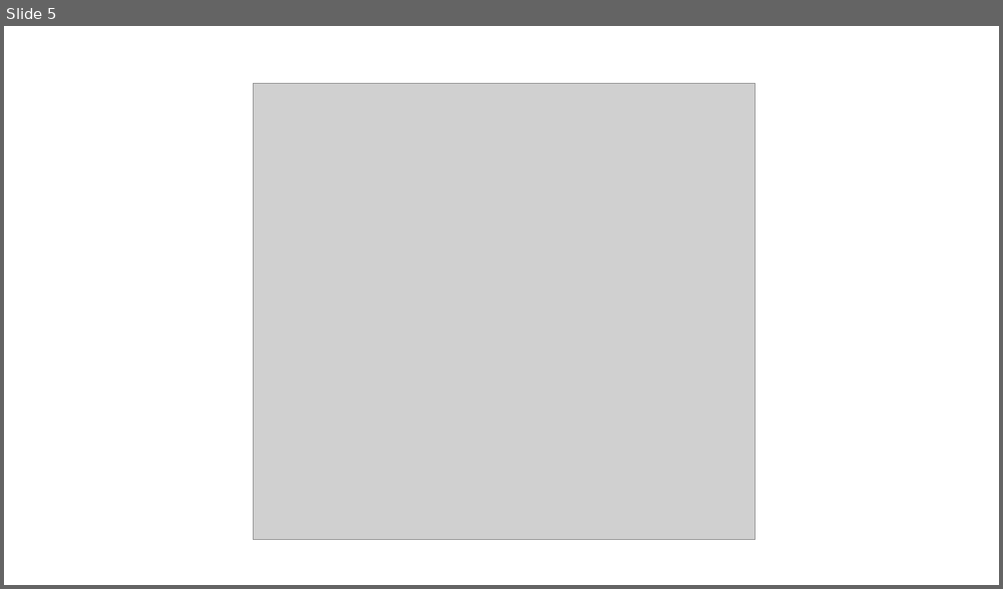
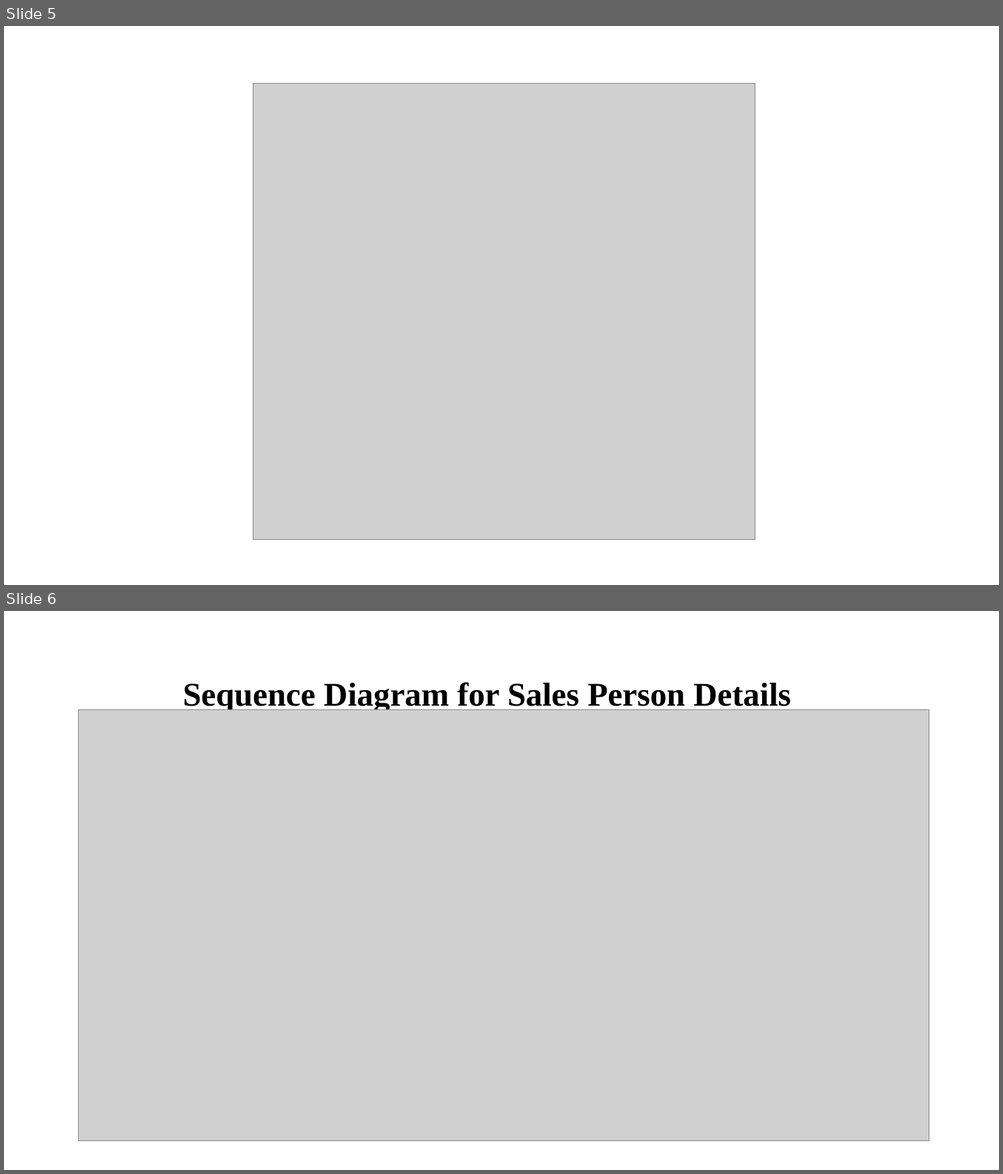
Before and after one commit to asing472/Great_Outdoor_Group_B, a slide deck: BY Ayush for project/Online Return.pptx. Shown one above the other, each under a label of ours: slide 5 before the commit, slides 5 and 6 after it. The pictures are 1003x589 and 1003x1174 pixels, drawn with LibreOffice and Linux fonts; fonts in the diff are those of the drawing; grey boxes stand for pictures. Boxes give left, top, right and bottom in pixels: in the first picture for what was removed or moved away, otherwise in the second. Text is boxed around its words. In the diff, an @@ line names an element or a change of style, - is before the commit and + after.

```diff
--- a/BY Ayush for project/Online Return.pptx
+++ b/BY Ayush for project/Online Return.pptx
@@ slide 6 added at <box>4,611,999,1170</box>, background #FFFFFF @@
@@ text added at <box>183,682,791,712</box>, 32 pt, text #000000, bold @@
+Sequence Diagram for Sales Person Details
@@ picture added at <box>79,709,929,1141</box> @@
```
Also in this commit, not shown: 5 other slides added.
